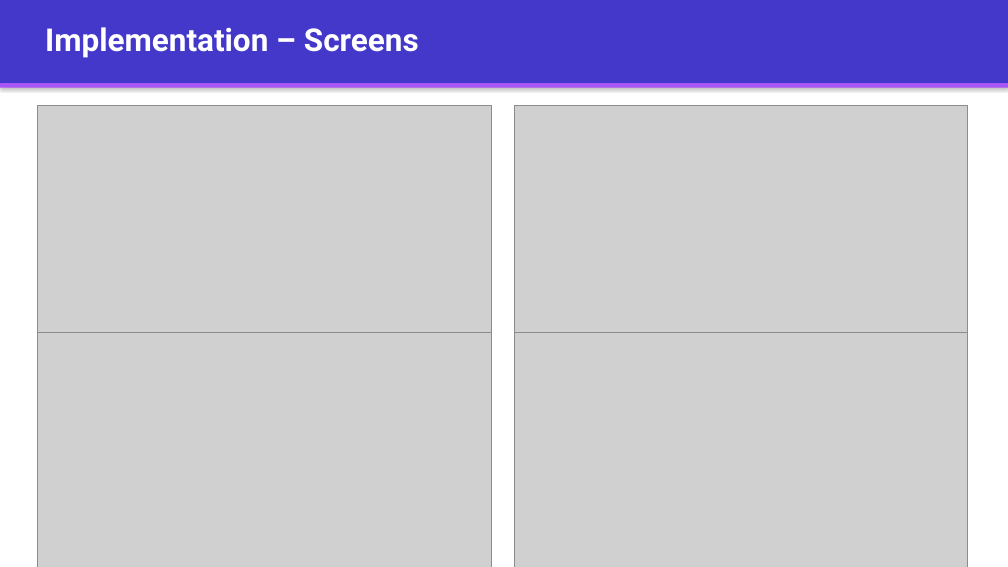
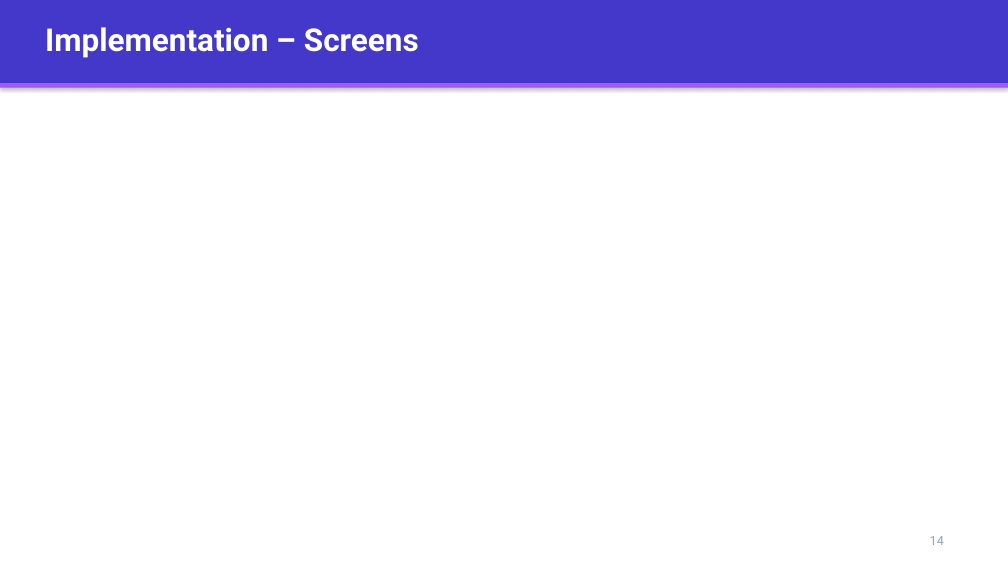
Before and after one commit to Shreya-Kumbar/NirBug--Software-Bug-Tracking-System-, a slide deck: slide 14 of docs/BugSense_Presentation.pptx. Drawn at 1008x567 pixels with LibreOffice and Linux fonts; fonts in the diff are those of the drawing; grey boxes stand for pictures. Boxes give left, top, right and bottom in pixels: in the first picture for what was removed or moved away, otherwise in the second. Text is boxed around its words. In the diff, an @@ line names an element or a change of style, - is before the commit and + after.

```diff
--- a/docs/BugSense_Presentation.pptx
+++ b/docs/BugSense_Presentation.pptx
@@ picture removed at <box>38,106,492,397</box> @@
@@ picture removed at <box>514,106,968,397</box> @@
@@ picture removed at <box>38,333,492,567</box> @@
@@ picture removed at <box>514,333,968,567</box> @@
@@ text added at <box>930,536,944,545</box>, 12 pt, text #94A3B8 @@
+14
```
Also in this commit, not shown: 7 other files.
